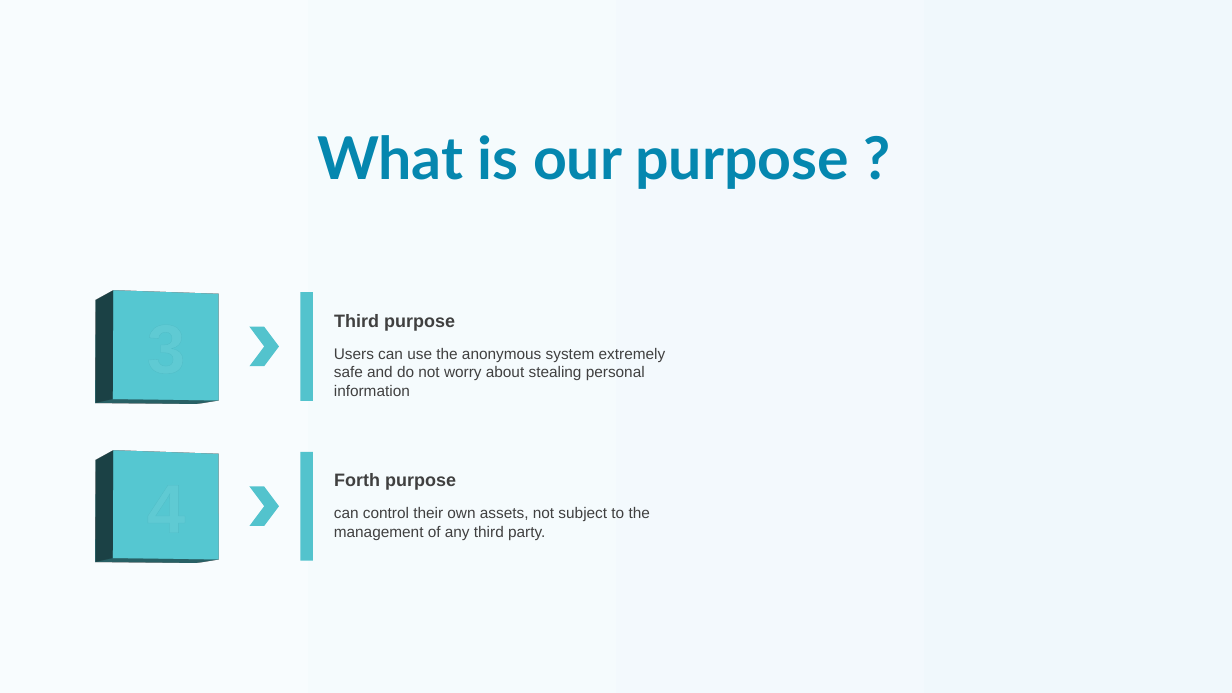
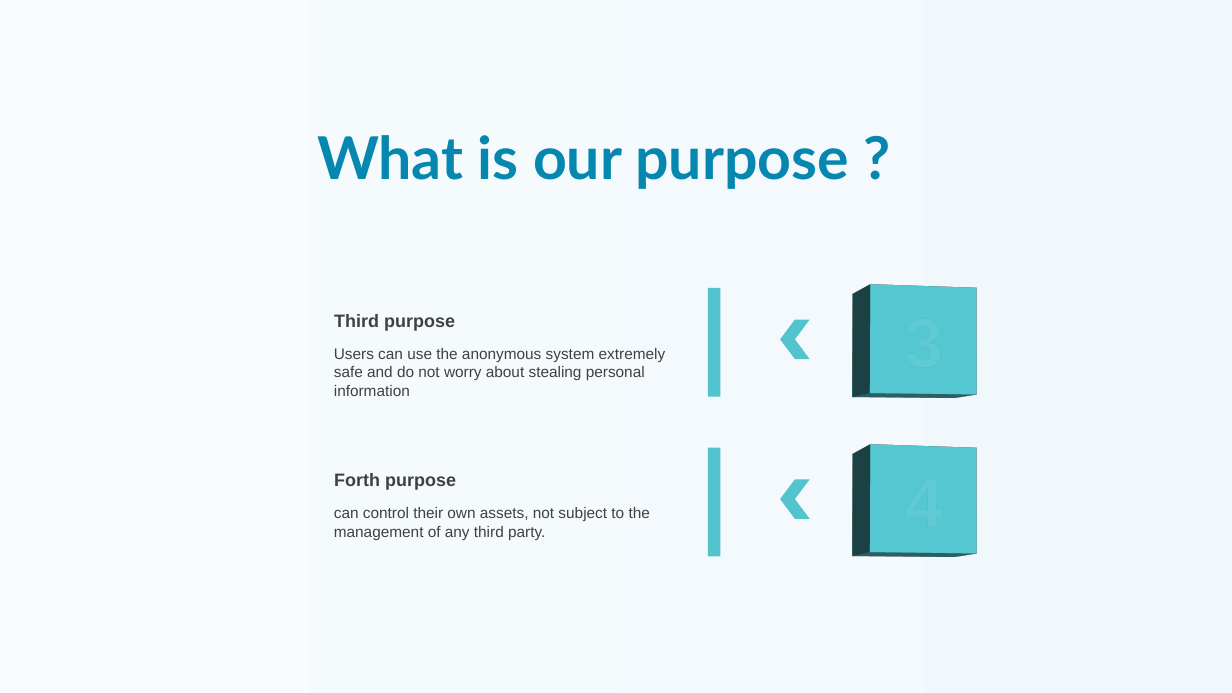
Before and after one commit to qhoangf/My-dapp, a slide deck: slide 13 of Presentation_ProjectOnSoftwareEngineering.pptx (slide 14 before the commit). Drawn at 1232x693 pixels with LibreOffice and Linux fonts; fonts in the diff are those of the drawing. Boxes give left, top, right and bottom in pixels: in the first picture for what was removed or moved away, otherwise in the second. Text is boxed around its words. In the diff, an @@ line names an element or a change of style, - is before the commit and + after.

```diff
--- a/Presentation_ProjectOnSoftwareEngineering.pptx
+++ b/Presentation_ProjectOnSoftwareEngineering.pptx
@@ rectangle: place and size @@
-rectangle at [300, 292, 312, 401]
+rectangle at [708, 288, 720, 397]
@@ rectangle: place and size @@
-rectangle at [112, 292, 221, 399]
+rectangle at [870, 286, 979, 393]
@@ chevron at [780, 320, 810, 360]: rotation 0 to 180 degrees @@
@@ rectangle: place and size @@
-rectangle at [300, 452, 312, 561]
+rectangle at [708, 447, 720, 556]
@@ rectangle: place and size @@
-rectangle at [112, 452, 221, 559]
+rectangle at [870, 445, 979, 553]
@@ chevron at [780, 480, 810, 519]: rotation 0 to 180 degrees @@
```
Also in this commit, not shown: 7 other slides changed, 1 slide added, 2 slides removed, 1 other file.
